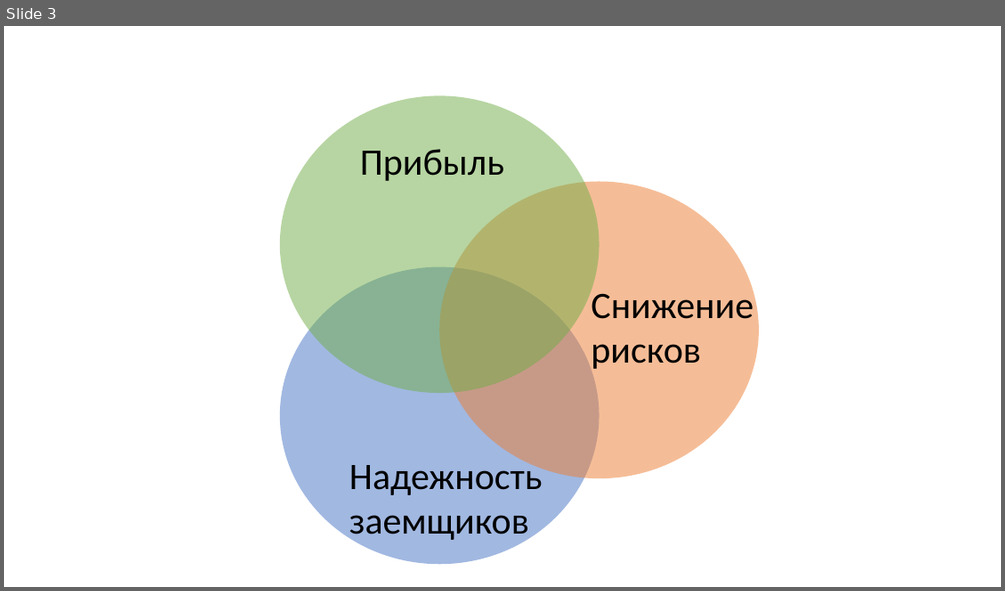
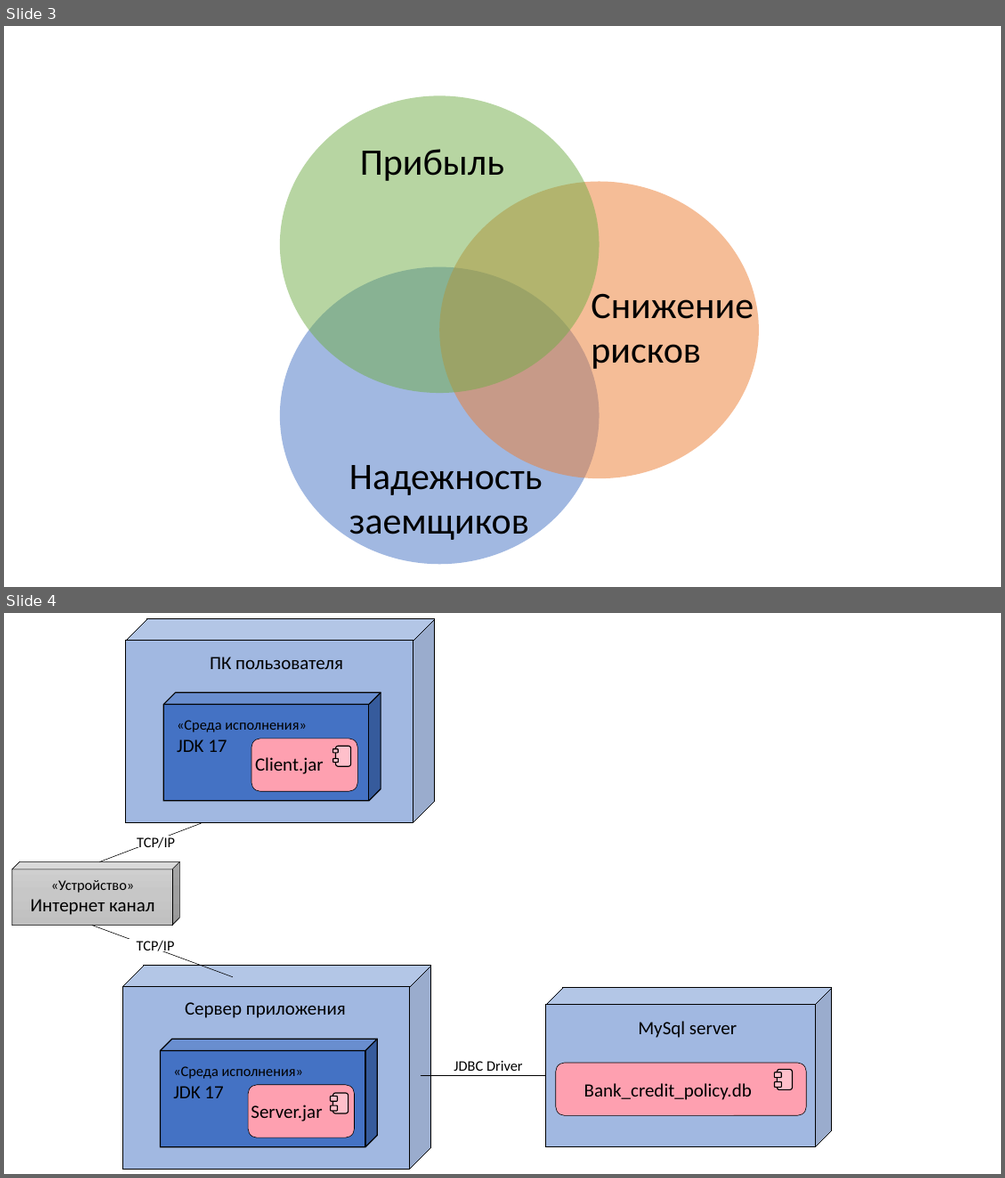
Before and after one commit to AndreyNeveikov/ProgSP_course_project, a slide deck: Screenshots/Схемы.pptx. Shown one above the other, each under a label of ours: slide 3 before the commit, slides 3 and 4 after it. The pictures are 1005x591 and 1005x1178 pixels, drawn with LibreOffice and Linux fonts; fonts in the diff are those of the drawing. Boxes give left, top, right and bottom in pixels: in the first picture for what was removed or moved away, otherwise in the second. Text is boxed around its words. In the diff, an @@ line names an element or a change of style, - is before the commit and + after.

```diff
--- a/Screenshots/Схемы.pptx
+++ b/Screenshots/Схемы.pptx
@@ slide 4 added at [4,613,1001,1174], background #FFFFFF @@
@@ group added at [126,619,434,822]: 4 rounded rectangles, 3 texts, 2 cubes @@
+ПК пользователя
+«Среда исполнения»
+JDK 17
+Client.jar
@@ group added at [12,823,233,977]: 2 lines, 2 rectangles, 1 cube, 1 text @@
+«Устройство»
+Интернет канал
+TCP/IP
+TCP/IP
@@ rectangle added at [438,1059,538,1070], fill #FFFFFF, outline #FFFFFF 1 pt, 14 pt, text #000000 @@
+JDBC Driver
@@ line added from (421, 1075) to (546, 1075), #000000 0.5 pt @@
@@ group added at [546,988,832,1146]: 4 rounded rectangles, 2 texts, 1 cube @@
+MySql server
+Bank_credit_policy.db
@@ group added at [122,965,430,1168]: 4 rounded rectangles, 3 texts, 2 cubes @@
+Сервер приложения
+«Среда исполнения»
+JDK 17
+Server.jar
```
Also in this commit, not shown: 1 slide changed, 3 other files.
